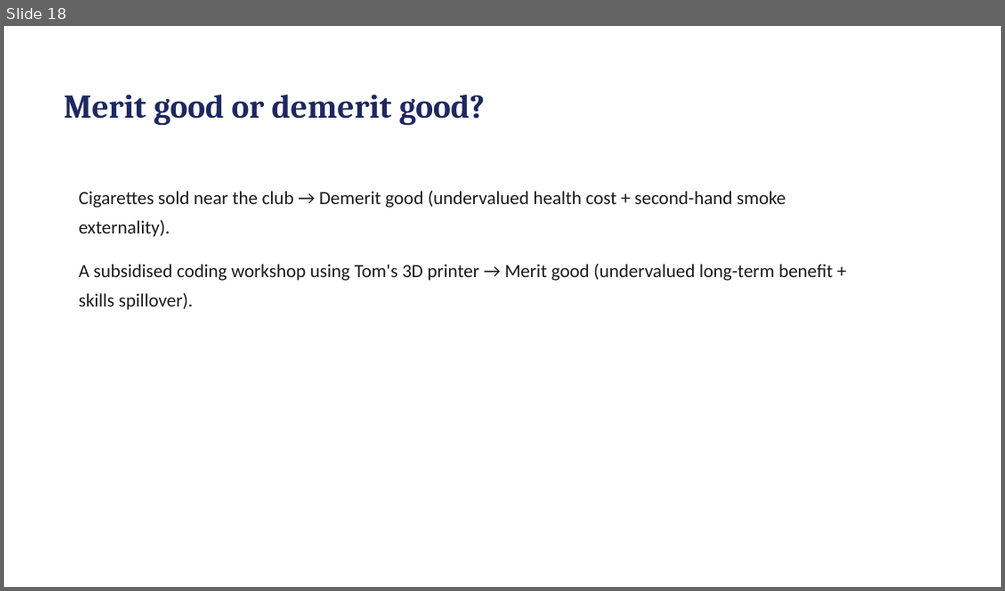
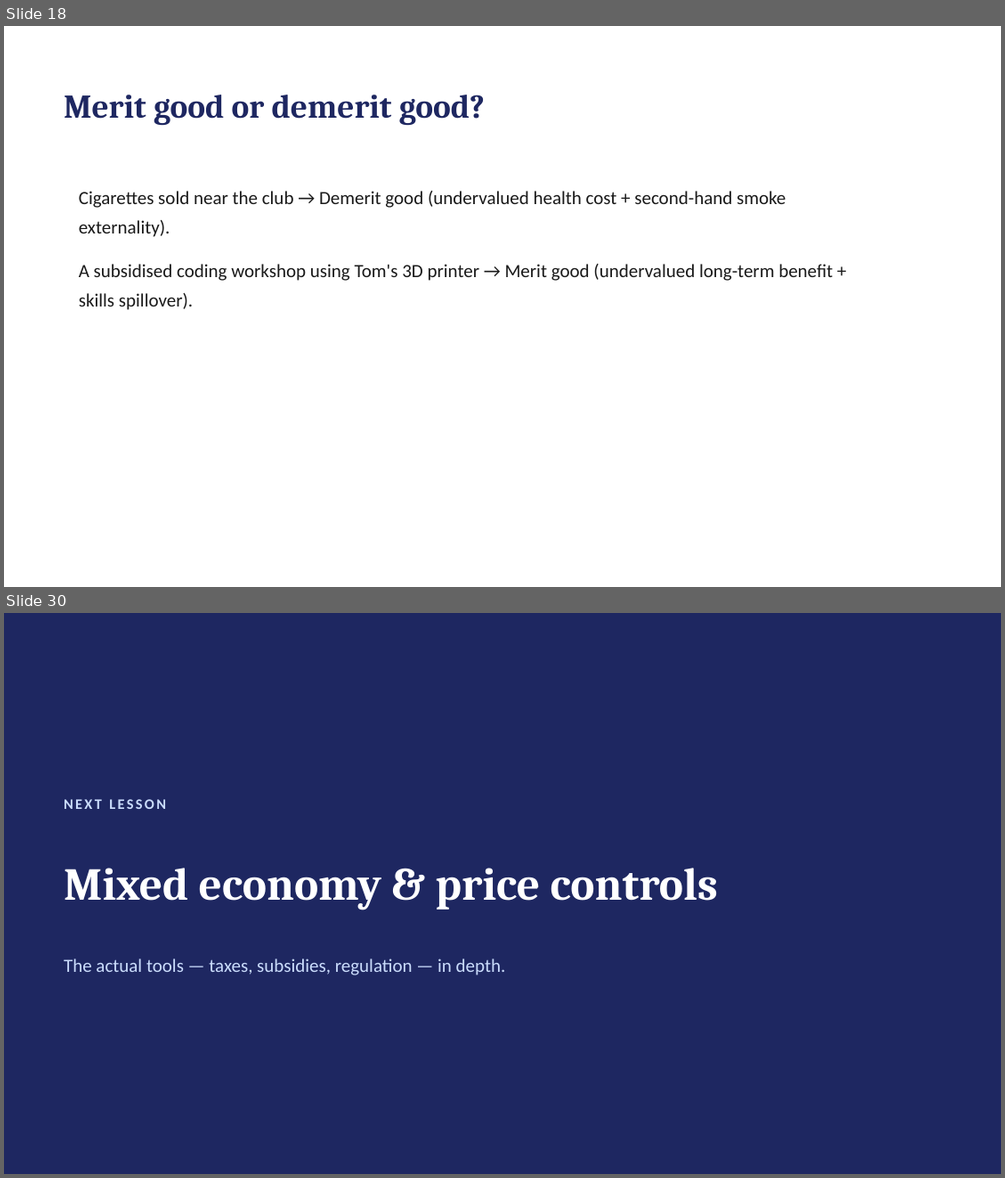
Before and after one commit to rebeccakfurness-boop/selongbayschool-teaching, a slide deck: courses/tom-economics/lessons/lesson-07/slides.pptx. Shown one above the other, each under a label of ours: slide 18 before the commit, slides 18 and 30 after it; the slides between them are not shown. The pictures are 1005x591 and 1005x1178 pixels, drawn with LibreOffice and Linux fonts; fonts in the diff are those of the drawing. Boxes give left, top, right and bottom in pixels: in the first picture for what was removed or moved away, otherwise in the second. Text is boxed around its words. In the diff, an @@ line names an element or a change of style, - is before the commit and + after.

```diff
--- a/courses/tom-economics/lessons/lesson-07/slides.pptx
+++ b/courses/tom-economics/lessons/lesson-07/slides.pptx
@@ slide 30 added at box(4, 613, 1001, 1174), background #1E2761 @@
@@ text added at box(64, 799, 166, 809), 14 pt, text #CADCFC, bold @@
+NEXT LESSON
@@ text added at box(64, 868, 718, 910), 44 pt, text #FFFFFF, bold @@
+Mixed economy & price controls
@@ text added at box(64, 958, 506, 975), 18 pt, text #CADCFC @@
+The actual tools — taxes, subsidies, regulation — in depth.
```
Also in this commit, not shown: 3 slides changed, 9 other slides added, 1 slide removed, 29 other files.
